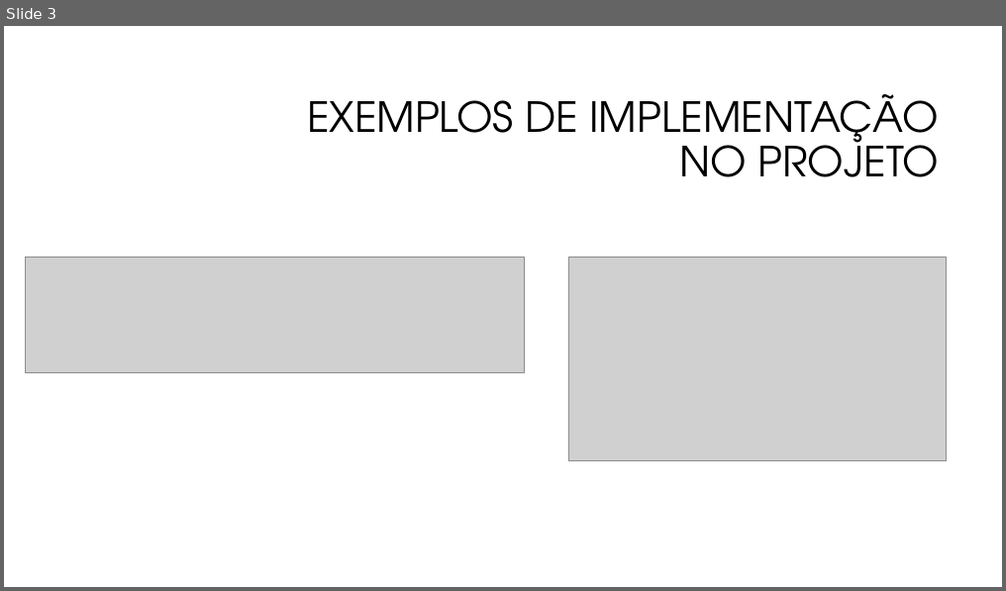
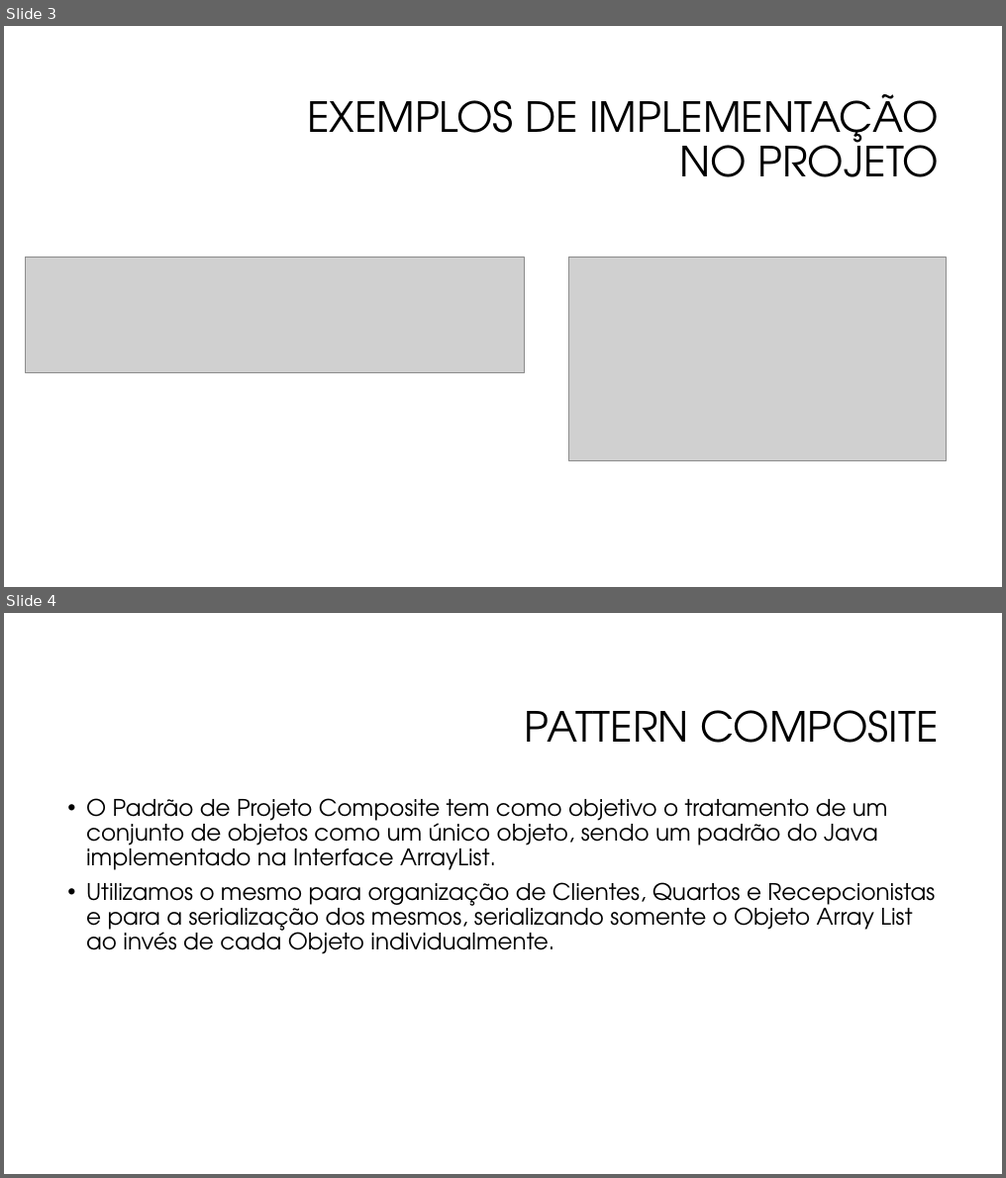
Before and after one commit to AlexandroGonSan/PROJETOFINALPOO_UFRR_2018.2_HOTEL, a slide deck: Documentação/Design Pattern.pptx. Shown one above the other, each under a label of ours: slide 3 before the commit, slides 3 and 4 after it. The pictures are 1006x591 and 1006x1178 pixels, drawn with LibreOffice and Linux fonts; fonts in the diff are those of the drawing; grey boxes stand for pictures; background and template pictures are left out. Boxes give left, top, right and bottom in pixels: in the first picture for what was removed or moved away, otherwise in the second. Text is boxed around its words. In the diff, an @@ line names an element or a change of style, - is before the commit and + after.

Commit message:
Padrão De Projeto
Padrões de Projeto implementados no sistema de acordo com o solicitado

```diff
--- a/Documentação/Design Pattern.pptx
+++ b/Documentação/Design Pattern.pptx
@@ slide 4 added at <box>4,613,1002,1174</box>, background #FFFFFF @@
@@ title added at <box>525,710,938,743</box>, 40 pt, text #000000 @@
+PATTERN COMPOSITE
@@ text added at <box>86,798,935,955</box>, 22 pt, text #000000 @@
+• O Padrão de Projeto Composite tem como objetivo o tratamento de um conjunto de objetos como um único objeto, sendo um padrão do Java implementado na Interface ArrayList.
+• Utilizamos o mesmo para organização de Clientes, Quartos e Recepcionistas e para a serialização dos mesmos, serializando somente o Objeto Array List ao invés de cada Objeto individualmente.
```
Also in this commit, not shown: 1 other slide added.
